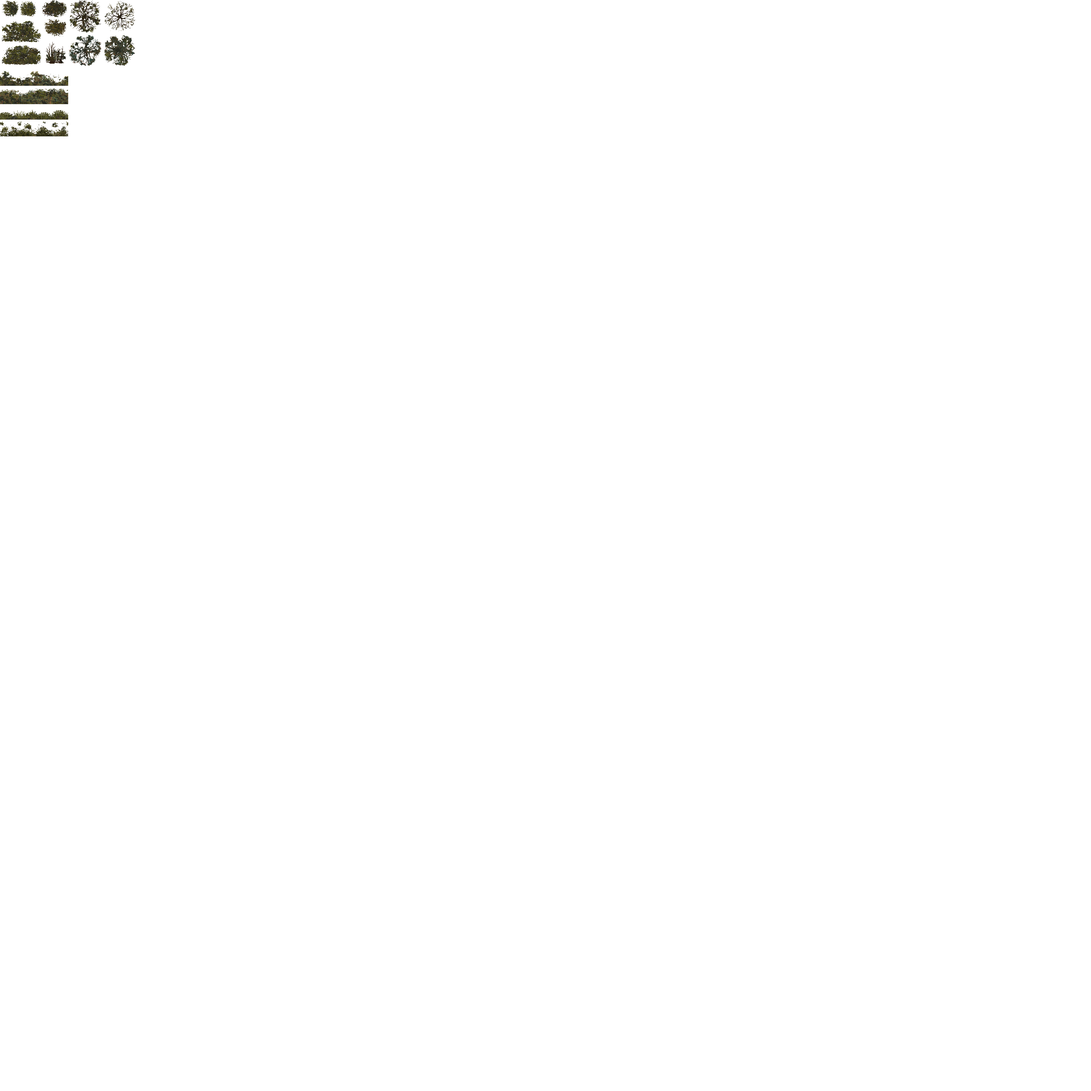
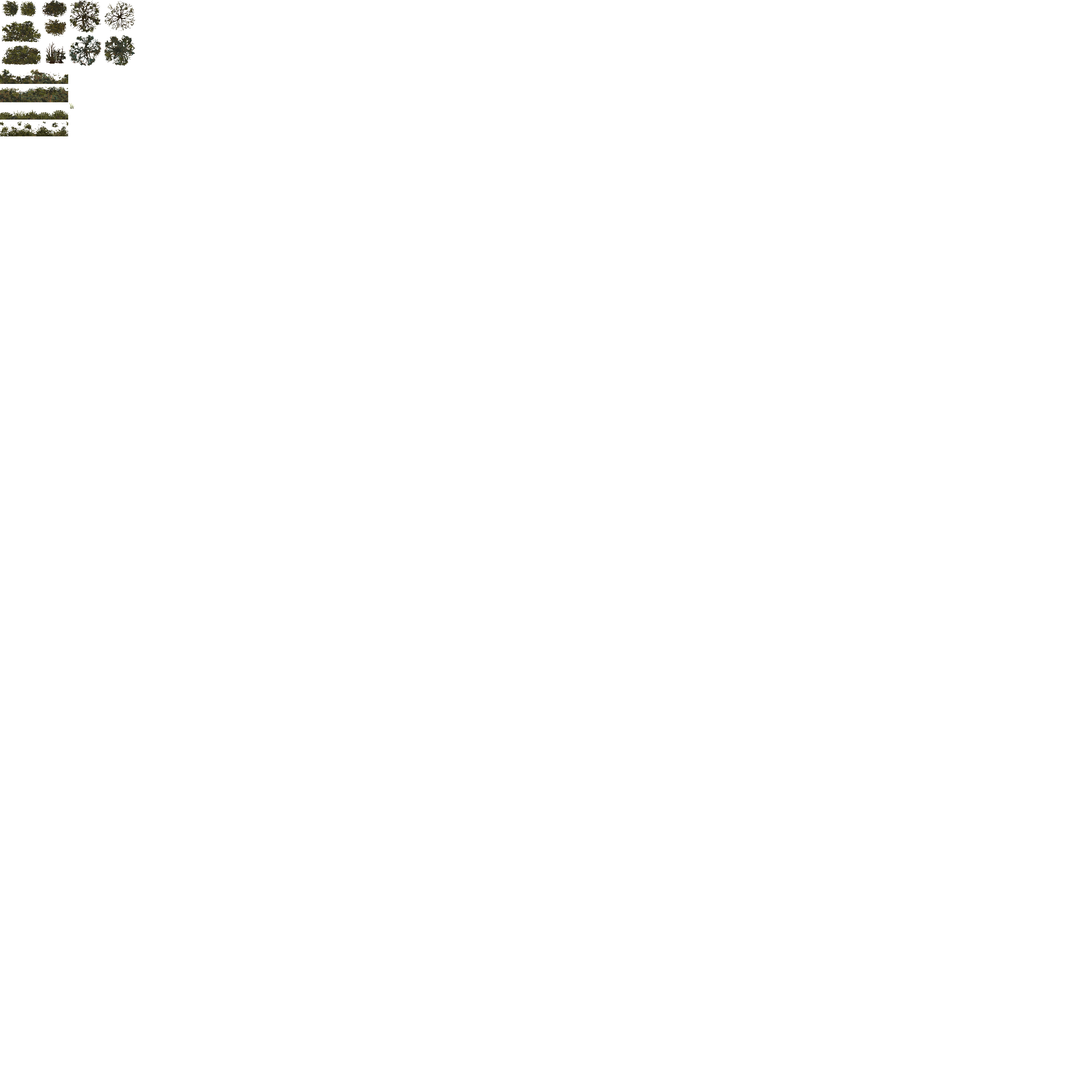
Layered file, before and after one edit (1091 × 1091). Changes by layer:
added layer "Layer 5" above "Layer 4" over left=69, top=102, right=75, bottom=109
painted on "Layer 4" over left=0, top=69, right=69, bottom=105
